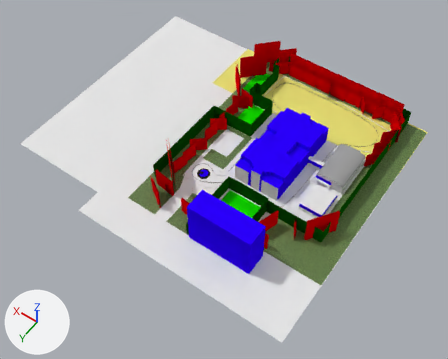
Two versions of the Blender file tym.blend, one commit apart.
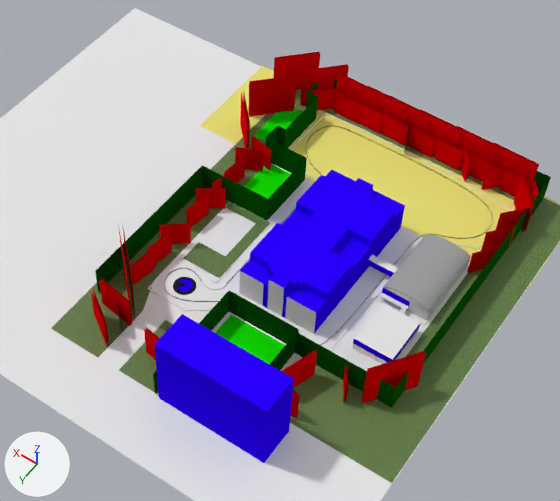
Each version appears first whole from a 50 mm camera at (-170.0, 241.0, 366.0) aimed at (1.0, 2.0, -9.0), and next in a close-up on the part from 22% to 93% of the width and 3% to 82% of the height. Lighting does not change. The marker at lower left points along +X, +Y and +Z.
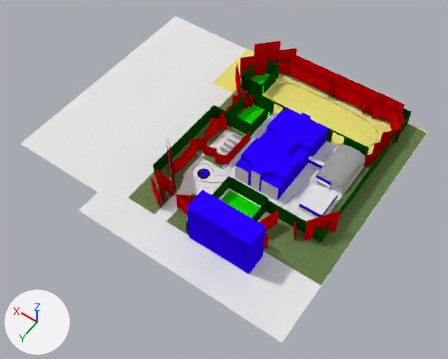
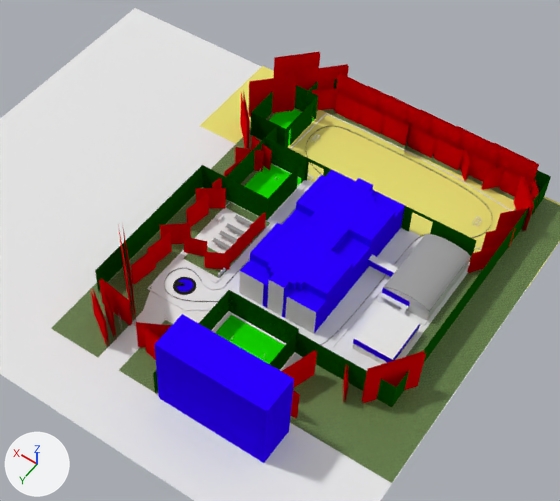
The change in detail:
me_cube_008 is used by ob_cube_001; location (-52.5, -42.5, 5.3).
me_cube_008 had 525 vertices, 461 faces and spanned x -28.4..43.9, y -27.8..105.9, z -5.3..31.2.
me_cube_008 now has 1029 vertices, 901 faces and spans x -28.4..77.1, y -54.9..105.9, z -5.5..31.2.
me_cube_008 part 1: a new loose piece, a box spanning x 74.1..76.6, y 12.8..16.4, z -5.4..-3.4, in mat_concrete (its picture is missing).
me_cube_008 part 2: 192 vertices added at x 55.7..69.3, y 10.0..41.9, z -5.5..-2.7.
me_plane_034 is used by ob_plane_001; location (29.7, 27.9, 0.0); rotation (0.0, 0.0, -0.769), in degrees (0, 0, -44); scale (5.18, 5.18, 5.18).
me_plane_034 had 400 vertices, 100 faces and spanned x -14.4..21.8, y -35.9..3.1, z -0.3..5.4.
me_plane_034 now has 464 vertices, 116 faces and spans x -14.4..21.8, y -35.9..3.1, z -2.2..5.4.
me_plane_034 part 3: 40 vertices added at x 0.7..4.9, y -12.3..-5.1, z -0.1..2.0.
me_plane_034 part 4: 24 vertices added at x -6.6..-0.6, y -3.0..2.2, z -2.2..3.7.
me_plane_073 is used by ob_plane_002; location (4.7, -63.0, 0.0).
me_plane_073 had 38 vertices, 18 faces and spanned x -95.0..36.0, y -60.0..126.0, z 0.0..14.0.
me_plane_073 now has 113 vertices, 58 faces and spans x -95.0..37.0, y -60.0..126.0, z 0.0..14.0.
me_plane_073 part 5: a new loose piece of 21 vertices spanning x -14.0..23.0, y -7.0..23.0, z 0.0..14.0, in mat_fence (its picture is missing).
me_plane_073 part 6: 54 vertices added at x -95.0..37.0, y -60.0..77.0, z 0.0..14.0.
Object 'Plane.002' (ob_plane_002) moves from (4.7, -63.0, 0.0) to (4.7, -63.0, 0.3).

What differs and where, as boxes (x1, y1, x2, y2) in the close-ups (560 x 501 px):
'Cube.001', reshaped (12% taller)
    before: (155, 170, 471, 463)
    after: (155, 134, 481, 463)
'Plane.002', reshaped, moved
    before: (95, 79, 551, 408)
    after: (95, 79, 551, 407)
part 1 of me_cube_008, added
    after: (215, 212, 224, 222)
part 2 of me_cube_008, added
    after: (212, 215, 252, 277)
part 3 of me_plane_034, added (red)
    after: (184, 212, 266, 270)
part 4 of me_plane_034, added (red)
    after: (101, 281, 172, 347)
part 5 of me_plane_073, added (green)
    after: (226, 138, 331, 184)
part 6 of me_plane_073, added (green)
    after: (250, 79, 551, 407)
